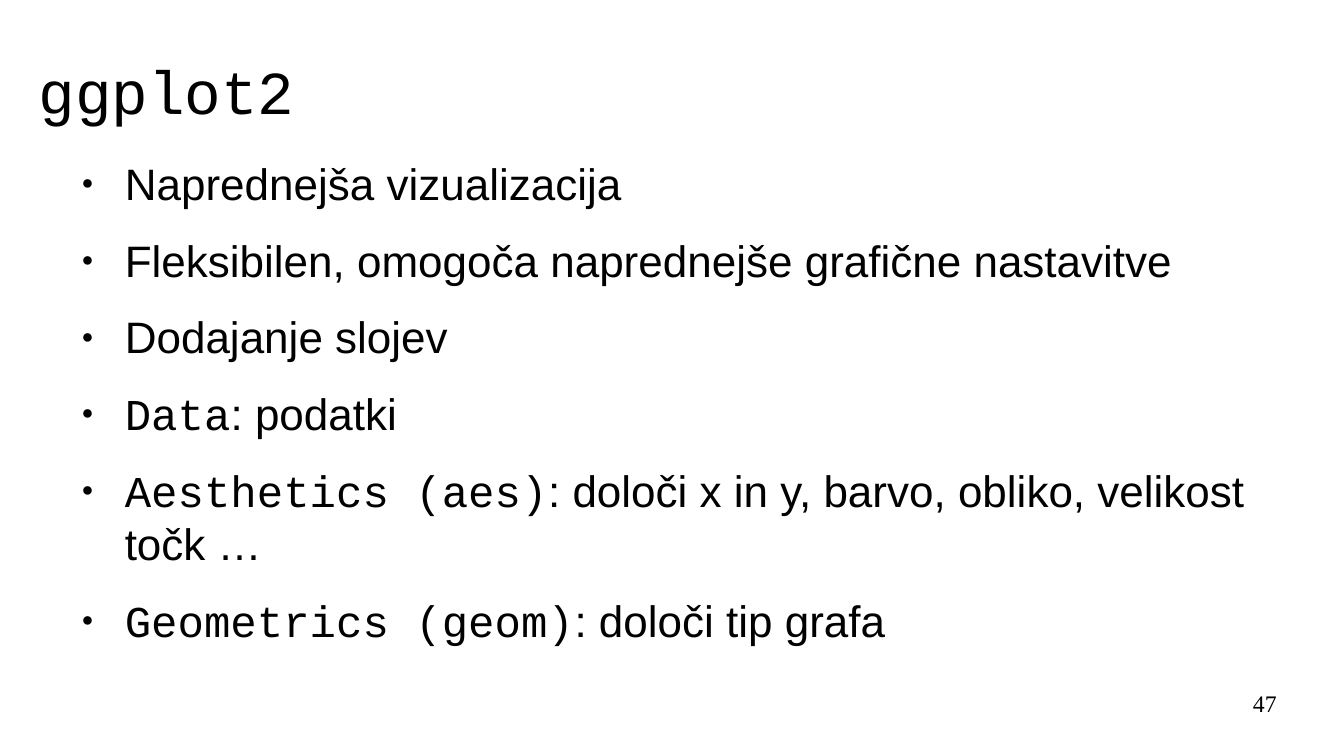
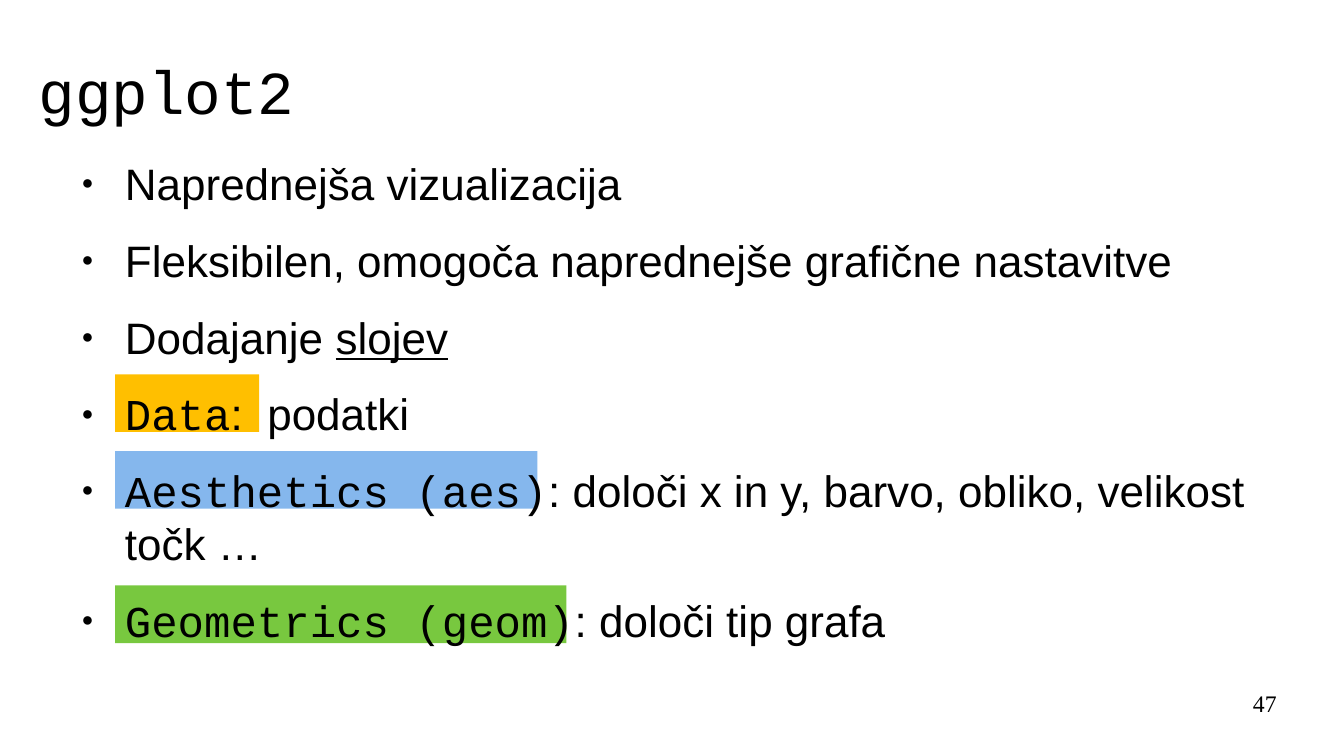
Before and after one commit to janaobsteter/R_tecaj, a slide deck: slide 47 of ModulB/ITTecaj_R_ModulB.odp. Drawn at 1344x756 pixels with LibreOffice and Linux fonts; fonts in the diff are those of the drawing. Boxes give left, top, right and bottom in pixels: in the first picture for what was removed or moved away, otherwise in the second. Text is boxed around its words. In the diff, an @@ line names an element or a change of style, - is before the commit and + after.

```diff
--- a/ModulB/ITTecaj_R_ModulB.odp
+++ b/ModulB/ITTecaj_R_ModulB.odp
@@ text at box(125, 322, 448, 362): underline on in "slojev" @@
@@ rectangle added at box(115, 374, 259, 432), fill #FFBF00 @@
@@ rectangle added at box(115, 451, 537, 509), fill #85B7ED @@
@@ rectangle added at box(115, 585, 566, 643), fill #78C83F @@
```
Also in this commit, not shown: 5 other slides changed, 37 slides added, 6 other files.
